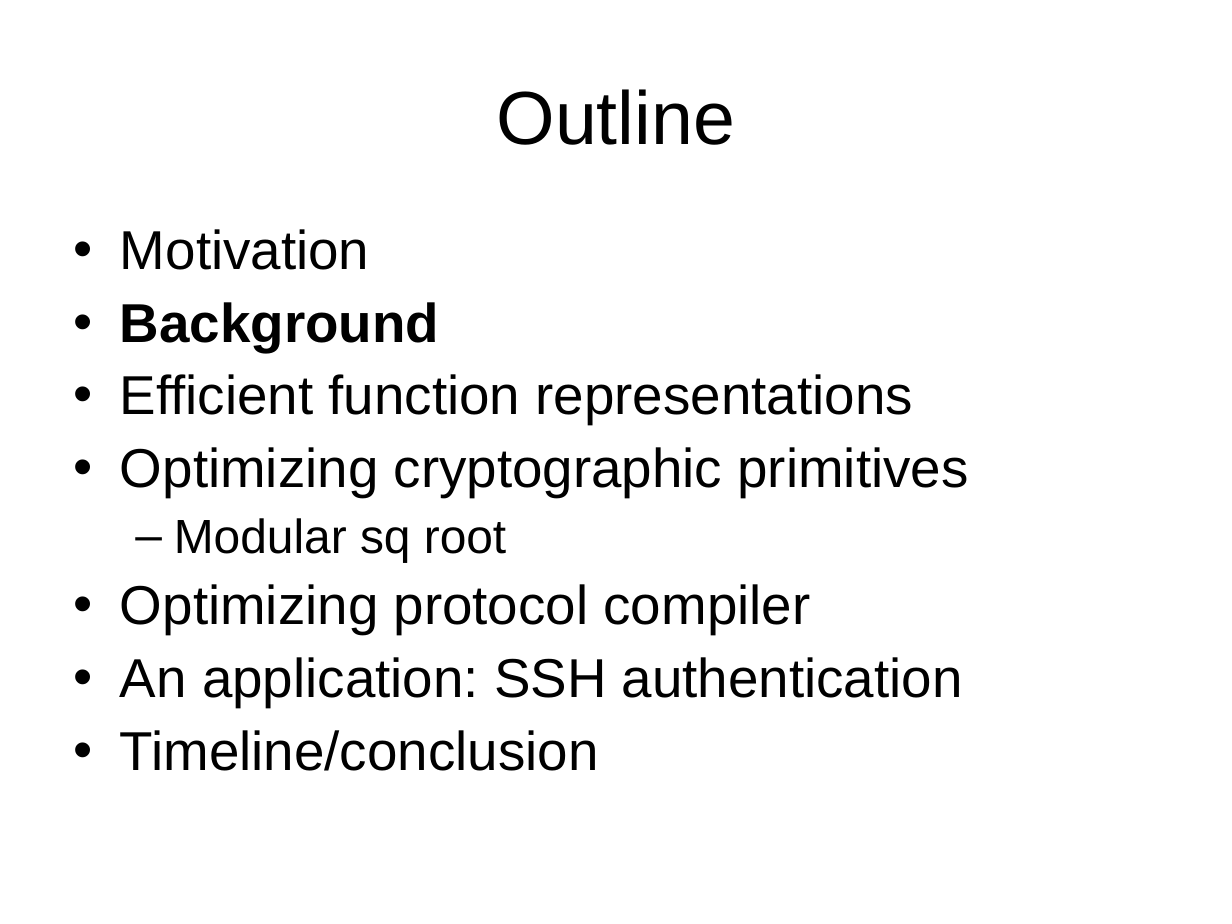
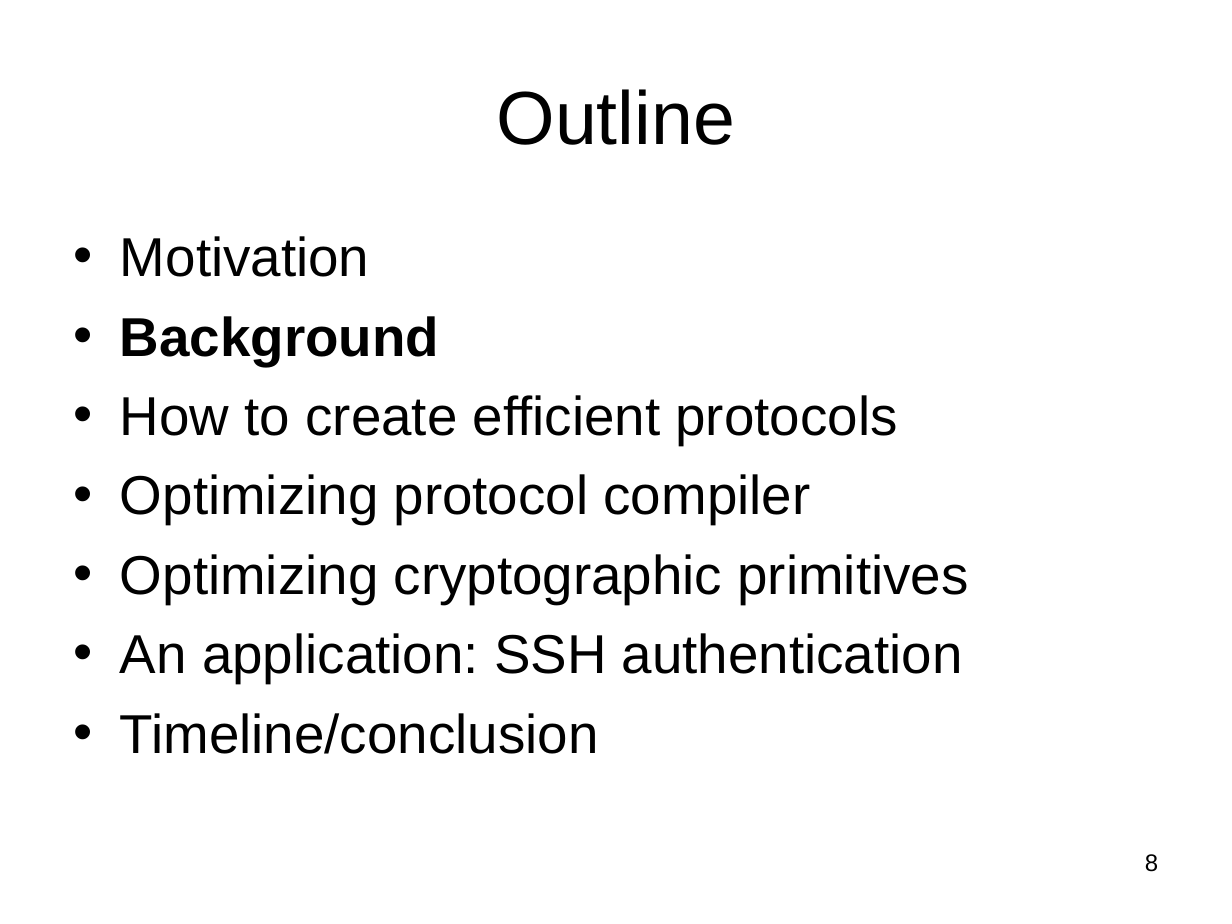
Before and after one commit to lpkruger/sfe-tools, a slide deck: slide 8 of prelim/Prelim-talk.ppt (slide 7 before the commit). Drawn at 1232x924 pixels with LibreOffice and Linux fonts; fonts in the diff are those of the drawing. Boxes give left, top, right and bottom in pixels: in the first picture for what was removed or moved away, otherwise in the second. Text is boxed around its words. In the diff, an @@ line names an element or a change of style, - is before the commit and + after.

Commit message:
fix typo and more work on slides

```diff
--- a/prelim/Prelim-talk.ppt
+++ b/prelim/Prelim-talk.ppt
@@ text at (120, 236, 968, 754): line spacing 0.9 to 1 @@
@@ text at (120, 395, 898, 524): text changed @@
-• Efficient function representations
+• How to create efficient protocols
+• Optimizing protocol compiler
@@ text at (120, 518, 811, 634): paragraphs removed @@
-  – Modular sq root
-• Optimizing protocol compiler
@@ page number added at (1145, 854, 1158, 872), 14 pt, text #000000 @@
+8
```
Also in this commit, not shown: 35 other slides changed, 17 slides added, 3 slides removed, 2 other files.
